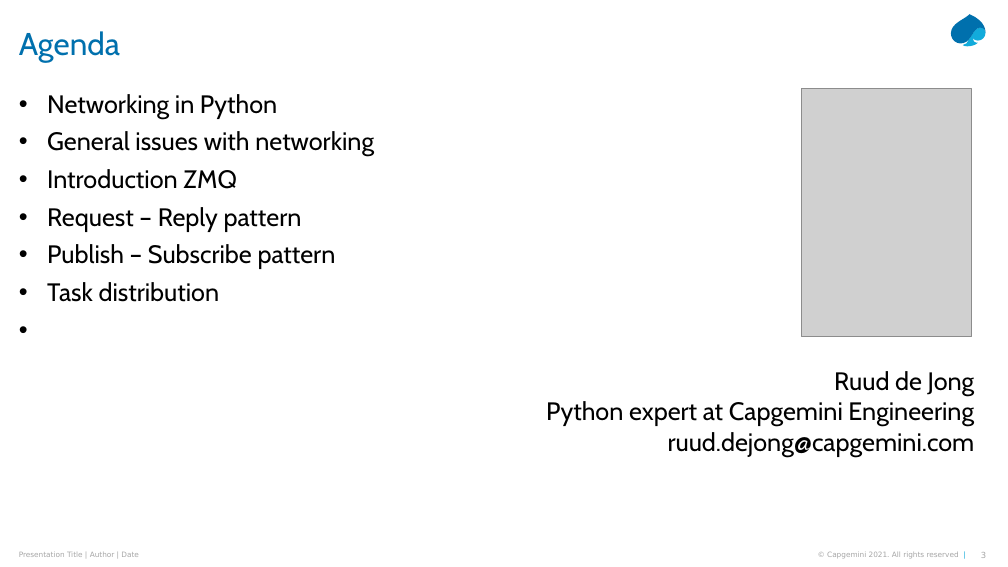
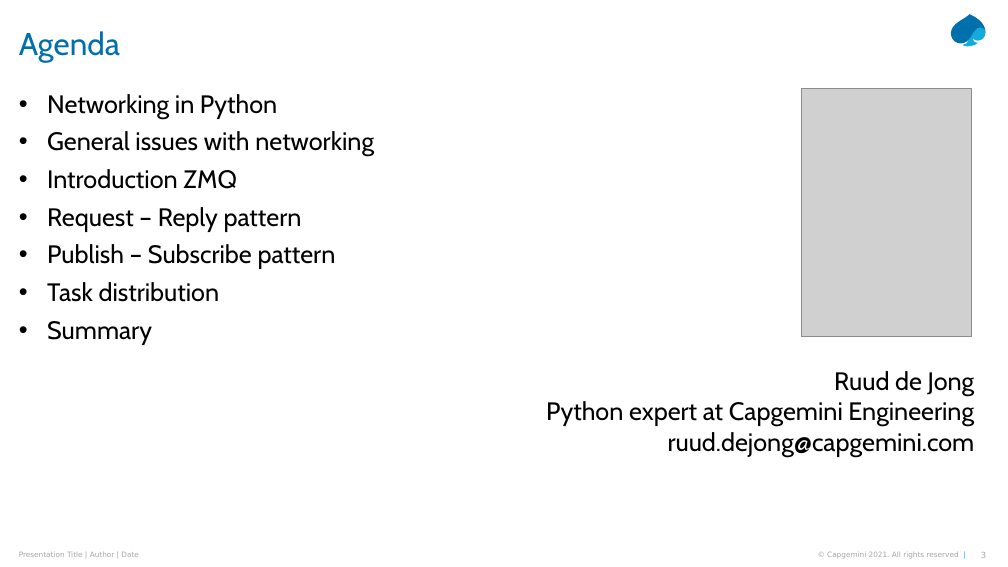
Before and after one commit to Python-Masterclass/Networking, a slide deck: slide 3 of Masterclass-7-Networking.pptx. Drawn at 1008x567 pixels with LibreOffice and Linux fonts; fonts in the diff are those of the drawing; grey boxes stand for pictures. Boxes give left, top, right and bottom in pixels: in the first picture for what was removed or moved away, otherwise in the second. Text is boxed around its words. In the diff, an @@ line names an element or a change of style, - is before the commit and + after.

```diff
--- a/Masterclass-7-Networking.pptx
+++ b/Masterclass-7-Networking.pptx
@@ text at <box>47,321,152,345</box>: paragraph added @@
+• Summary
```
Also in this commit, not shown: 11 other slides changed, 2 slides added.
